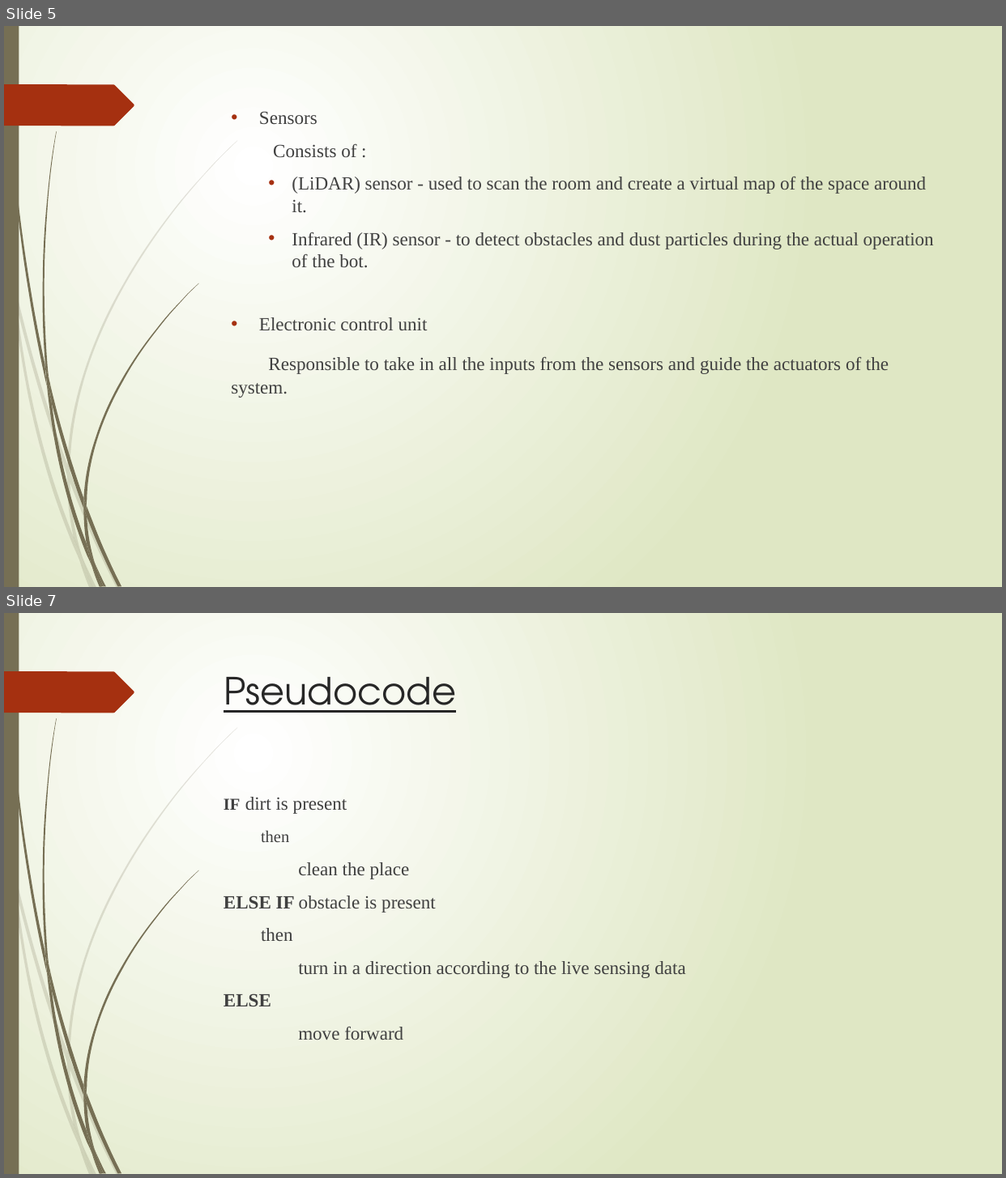
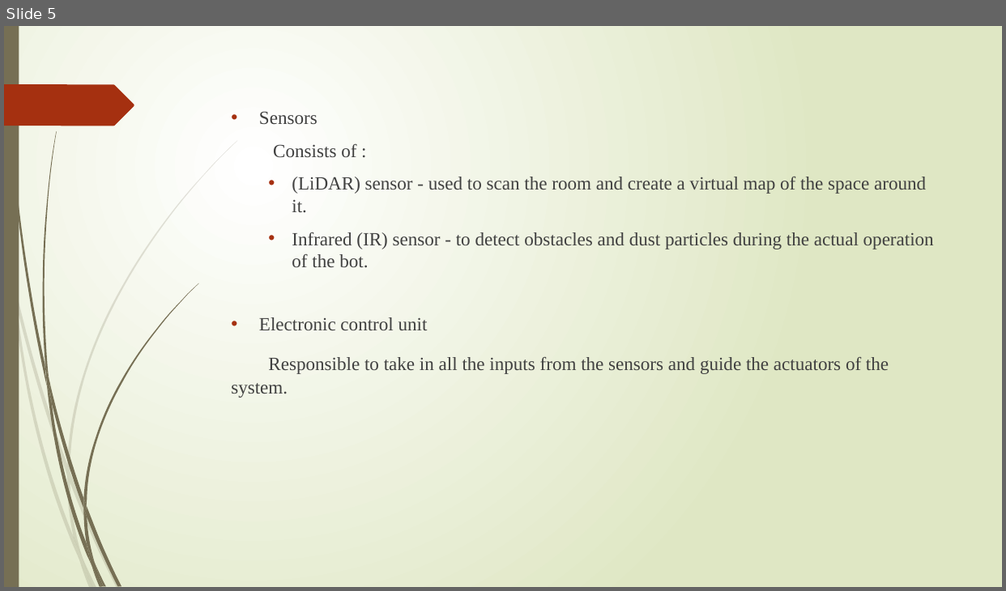
Before and after one commit to VirajSonaje/RobovacSimulation, a slide deck: Presentation on CSE561 Project.pptx. Shown one above the other, each under a label of ours: slides 5 and 7 before the commit, slide 5 after it; the slides between them are not shown. The pictures are 1006x1178 and 1006x591 pixels, drawn with LibreOffice and Linux fonts; fonts in the diff are those of the drawing. Boxes give left, top, right and bottom in pixels: in the first picture for what was removed or moved away, otherwise in the second. Text is boxed around its words. In the diff, an @@ line names an element or a change of style, - is before the commit and + after.

```diff
--- a/Presentation on CSE561 Project.pptx
+++ b/Presentation on CSE561 Project.pptx
@@ slide 7 removed at [4, 613, 1002, 1174], background gradient #FFFFFF to #DFE8C4; not listed: 24 template elements that a slide beside it also shows @@
@@ title removed at [224, 677, 456, 713] @@
-Pseudocode
@@ text removed at [224, 797, 685, 1040] @@
-IF dirt is present
-then
-clean the place
-ELSE IF obstacle is present
-then
-turn in a direction according to the live sensing data
-ELSE
-move forward
```
Also in this commit, not shown: 1 slide changed, 1 slide added.
